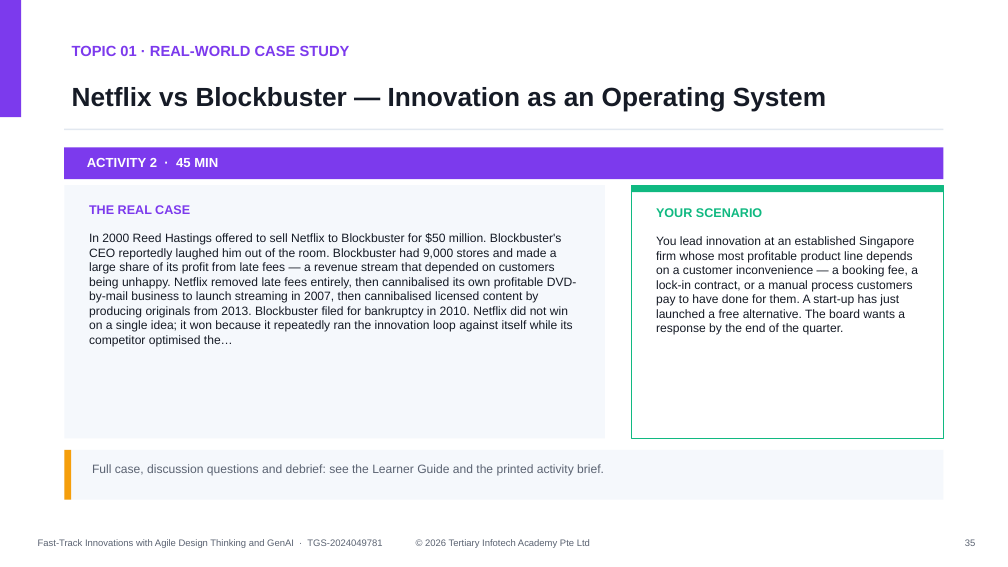
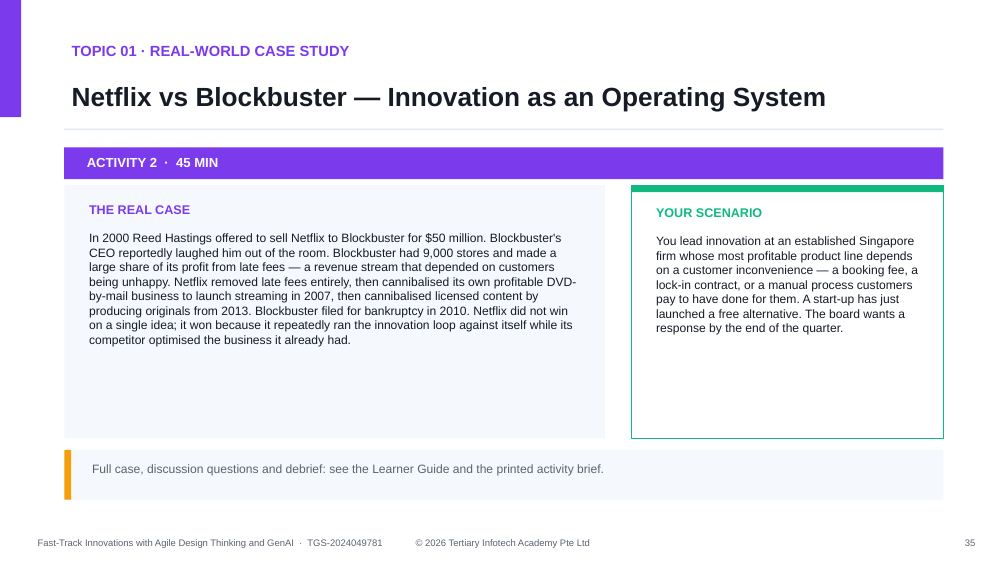
Before and after one commit to tertiarycourses/TGS-2024049781-Fast-Track-Innovations-with-Agile-Design-Thinking-and-Generative-AI, a slide deck: slide 35 of courseware/Fast-Track Innovations with Agile Design Thinking and GenAI-v4.0.pptx. Drawn at 1008x567 pixels with LibreOffice and Linux fonts; fonts in the diff are those of the drawing. Boxes give left, top, right and bottom in pixels: in the first picture for what was removed or moved away, otherwise in the second. Text is boxed around its words. In the diff, an @@ line names an element or a change of style, - is before the commit and + after.

```diff
--- a/courseware/Fast-Track Innovations with Agile Design Thinking and GenAI-v4.0.pptx
+++ b/courseware/Fast-Track Innovations with Agile Design Thinking and GenAI-v4.0.pptx
@@ text at [89,233,577,346]: text changed @@
-In 2000 Reed Hastings offered to sell Netflix to Blockbuster for $50 million. Blockbuster's CEO reportedly laughed him out of the room. Blockbuster had 9,000 stores and made a large share of its profit from late fees — a revenue stream that depended on customers being unhappy. Netflix removed late fees entirely, then cannibalised its own profitable DVD-by-mail business to launch streaming in 2007, then cannibalised licensed content by producing originals from 2013. Blockbuster filed for bankruptcy in 2010. Netflix did not win on a single idea; it won because it repeatedly ran the innovation loop against itself while its competitor optimised the…
+In 2000 Reed Hastings offered to sell Netflix to Blockbuster for $50 million. Blockbuster's CEO reportedly laughed him out of the room. Blockbuster had 9,000 stores and made a large share of its profit from late fees — a revenue stream that depended on customers being unhappy. Netflix removed late fees entirely, then cannibalised its own profitable DVD-by-mail business to launch streaming in 2007, then cannibalised licensed content by producing originals from 2013. Blockbuster filed for bankruptcy in 2010. Netflix did not win on a single idea; it won because it repeatedly ran the innovation loop against itself while its competitor optimised the business it already had.
```
Also in this commit, not shown: 15 other slides changed, 30 other files.
